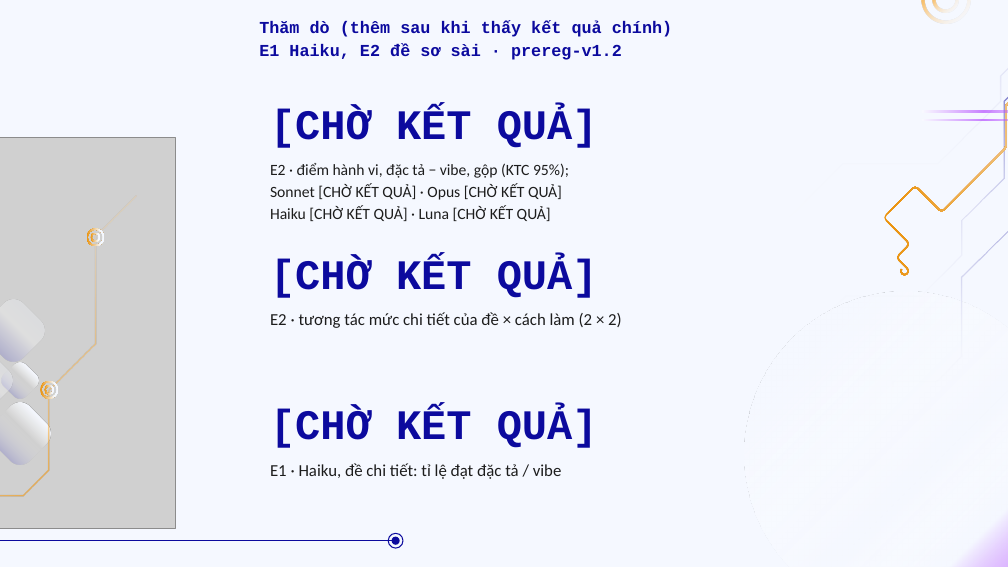
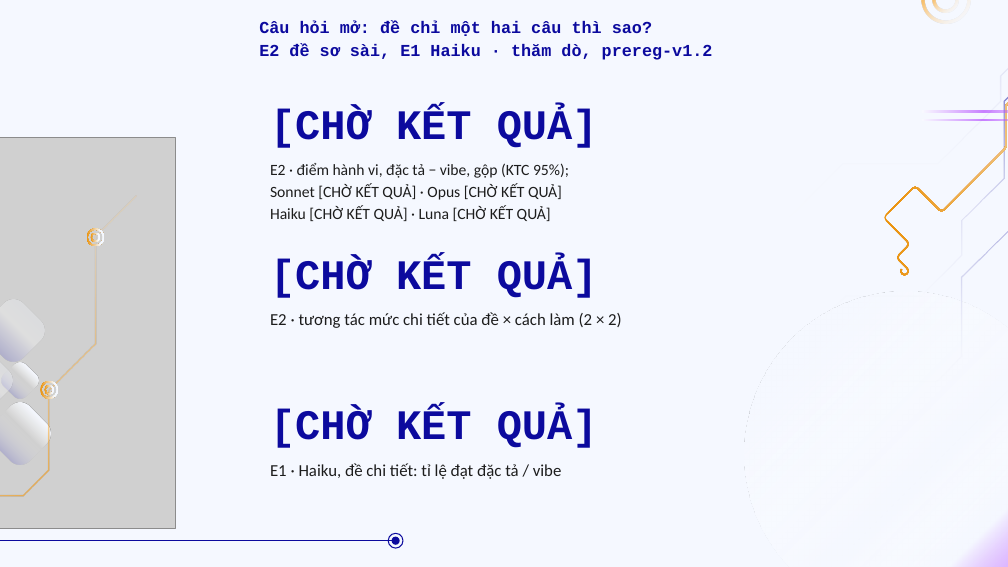
Before and after one commit to doanan293/vipharmind-ai-sdlc-study, a slide deck: slide 23 of docs/presentation/vipharmind-slides.pptx. Drawn at 1008x567 pixels with LibreOffice and Linux fonts; fonts in the diff are those of the drawing; grey boxes stand for pictures. Boxes give left, top, right and bottom in pixels: in the first picture for what was removed or moved away, otherwise in the second. Text is boxed around its words. In the diff, an @@ line names an element or a change of style, - is before the commit and + after.

```diff
--- a/docs/presentation/vipharmind-slides.pptx
+++ b/docs/presentation/vipharmind-slides.pptx
@@ text at [259, 20, 713, 60]: text changed @@
-Thăm dò (thêm sau khi thấy kết quả chính)
-E1 Haiku, E2 đề sơ sài · prereg-v1.2
+Câu hỏi mở: đề chỉ một hai câu thì sao?
+E2 đề sơ sài, E1 Haiku · thăm dò, prereg-v1.2
```
Also in this commit, not shown: 4 other slides changed, 1 slide added, 1 slide removed, 12 other files.
